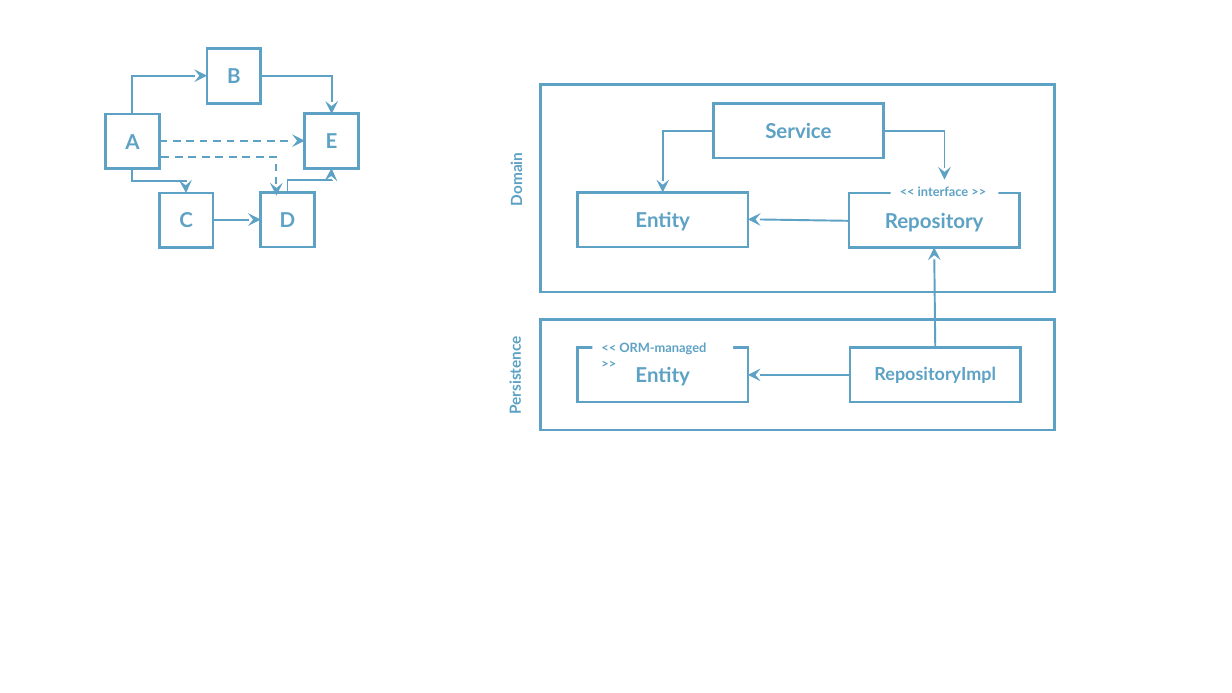
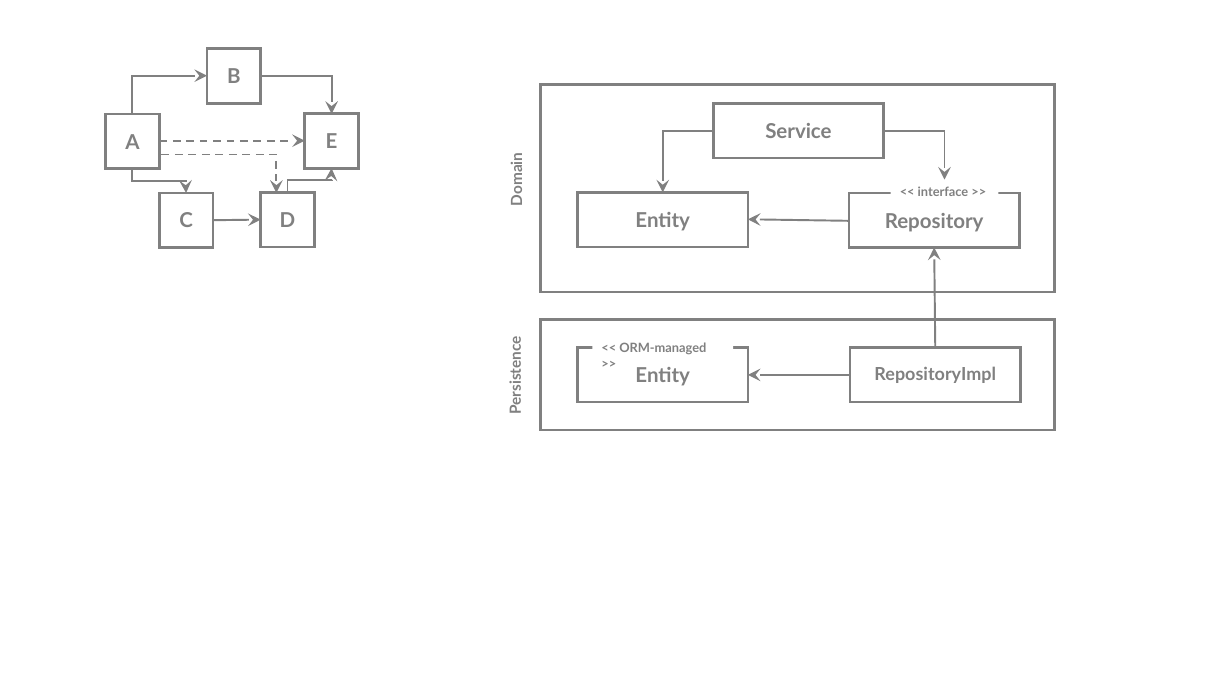
Before and after one commit to rudaks-han/book-summary, a slide deck: slide 3 of Get Your Hands Dirty on Clean Architecture/ref/프레젠테이션1.pptx. Drawn at 1232x693 pixels with LibreOffice and Linux fonts; fonts in the diff are those of the drawing. Boxes give left, top, right and bottom in pixels: in the first picture for what was removed or moved away, otherwise in the second. Text is boxed around its words. In the diff, an @@ line names an element or a change of style, - is before the commit and + after.

```diff
--- a/Get Your Hands Dirty on Clean Architecture/ref/프레젠테이션1.pptx
+++ b/Get Your Hands Dirty on Clean Architecture/ref/프레젠테이션1.pptx
@@ elbow arrow (132, 114) - (207, 76): stroke #5DA2C5 1.5 pt to #808080 1.5 pt @@
@@ elbow arrow (261, 76) - (332, 114): stroke #5DA2C5 1.5 pt to #808080 1.5 pt @@
@@ elbow arrow (159, 141) - (305, 140): stroke #5DA2C5 1.5 pt dashed to #808080 1.5 pt dashed @@
@@ elbow arrow (714, 130) - (663, 192): stroke #5DA2C5 1.5 pt to #808080 1.5 pt @@
@@ elbow arrow (884, 130) - (945, 179): stroke #5DA2C5 1.5 pt to #808080 1.5 pt @@
@@ elbow arrow (132, 169) - (186, 193): stroke #5DA2C5 1.5 pt to #808080 1.5 pt @@
@@ elbow arrow (162, 154) - (276, 193): stroke #5DA2C5 1.5 pt dashed to #808080 1.5 pt dashed; route changed @@
@@ elbow arrow (287, 193) - (332, 168): stroke #5DA2C5 1.5 pt to #808080 1.5 pt @@
@@ outline #5DA2C5 2 pt to #808080 2 pt in 12 elements at <box>105,114,159,168</box>, <box>207,49,261,104</box>, <box>159,193,213,248</box>, <box>261,193,314,248</box>, <box>305,114,359,168</box>, <box>714,104,884,158</box>, <box>578,348,748,402</box>, <box>850,348,1020,402</box>, <box>541,85,1055,292</box>, <box>541,320,1055,430</box>, <box>578,192,748,247</box>, <box>849,193,1019,248</box> @@
@@ elbow arrow removed from (213, 220) to (261, 220) @@
@@ arrow added from (213, 220) to (261, 220), #808080 1.5 pt @@
@@ arrow (849, 221) - (748, 219): stroke #5DA2C5 1.5 pt to #808080 1.5 pt @@
@@ arrow (935, 348) - (934, 248): stroke #5DA2C5 1.5 pt to #808080 1.5 pt @@
@@ text colour #5DA2C5 to #808080 in 14 elements at <box>125,134,139,149</box>, <box>227,68,240,83</box>, <box>179,212,193,227</box>, <box>280,212,296,227</box>, <box>326,133,338,148</box>, <box>765,123,831,138</box>, <box>635,367,689,386</box>, <box>874,366,996,383</box>, <box>507,158,525,205</box>, <box>506,343,524,413</box>, <box>635,212,689,231</box>, <box>885,213,984,232</box>, <box>918,186,969,196</box>, <box>619,342,706,354</box> @@
@@ arrow (850, 375) - (748, 375): stroke #5DA2C5 1.5 pt to #808080 1.5 pt @@
```
Also in this commit, not shown: 20 other slides changed, 2 other files.
